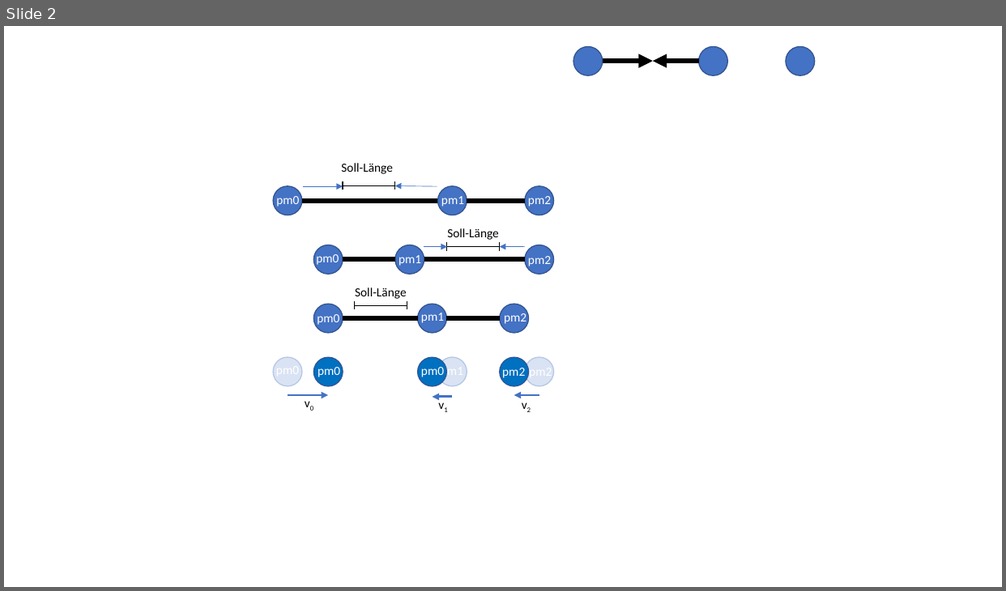
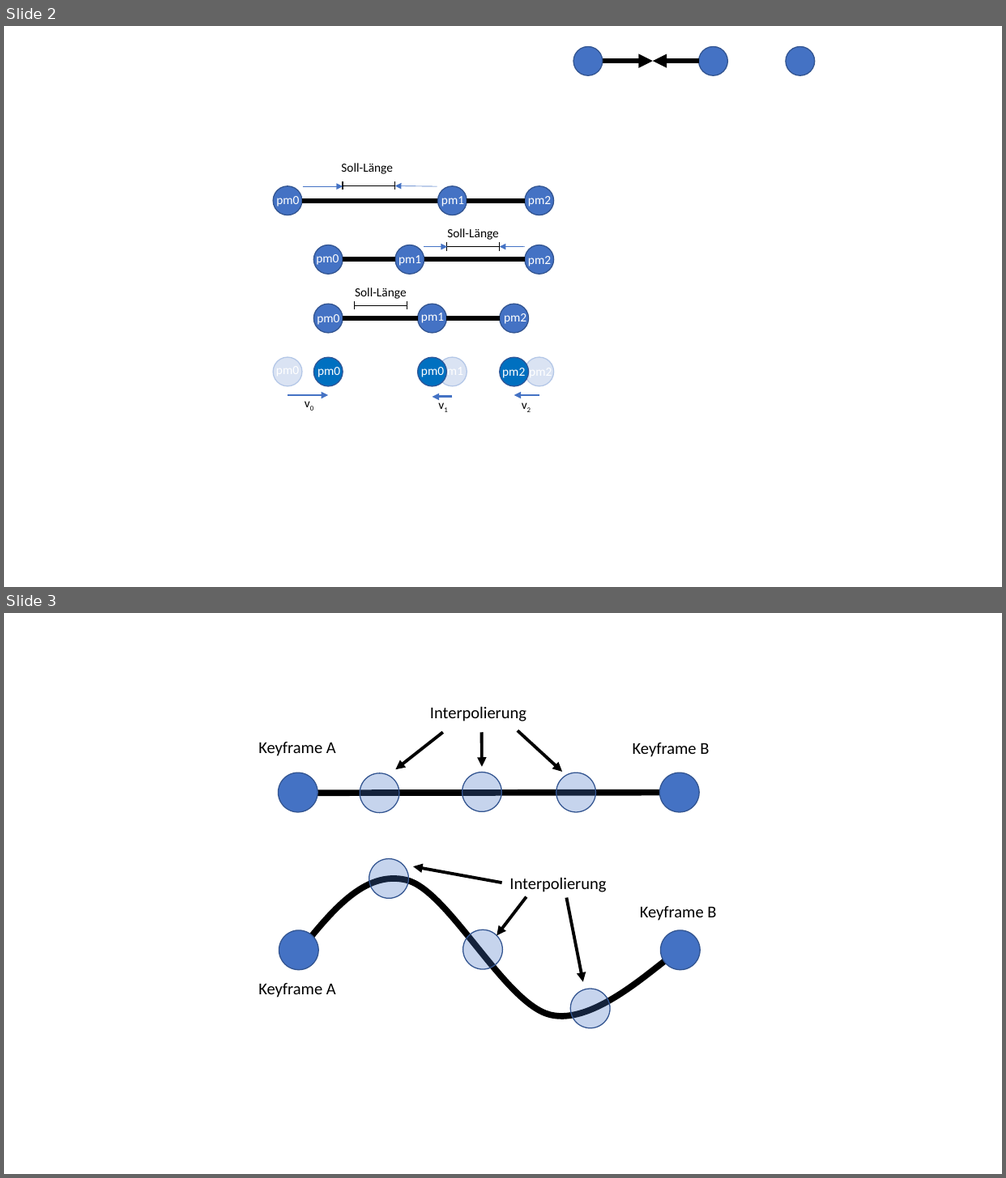
Before and after one commit to lordbenedikt/skeletal_animation_2d_remake, a slide deck: thesis/img/ppt-Abbildungen.pptx. Shown one above the other, each under a label of ours: slide 2 before the commit, slides 2 and 3 after it. The pictures are 1006x591 and 1006x1178 pixels, drawn with LibreOffice and Linux fonts; fonts in the diff are those of the drawing. Boxes give left, top, right and bottom in pixels: in the first picture for what was removed or moved away, otherwise in the second. Text is boxed around its words. In the diff, an @@ line names an element or a change of style, - is before the commit and + after.

```diff
--- a/thesis/img/ppt-Abbildungen.pptx
+++ b/thesis/img/ppt-Abbildungen.pptx
@@ slide 3 added at [4,613,1002,1174], background #FFFFFF @@
@@ text added at [430,706,526,722], 16 pt, text #000000 @@
+Interpolierung
@@ arrow added from (443, 732) to (395, 769), #000000 3 pt @@
@@ arrow added from (482, 732) to (482, 766), #000000 3 pt @@
@@ arrow added from (518, 730) to (562, 772), #000000 3 pt @@
@@ text added at [258,742,336,756], 16 pt, text #000000 @@
+Keyframe A
@@ text added at [633,743,709,757], 16 pt, text #000000 @@
+Keyframe B
@@ ellipse added at [278,773,317,812], fill #4472C4, outline #325491 1 pt @@
@@ ellipse added at [360,773,399,813], fill #4472C4 at 30% opacity, outline #325491 1 pt @@
@@ ellipse added at [462,773,502,812], fill #4472C4 at 30% opacity, outline #325491 1 pt @@
@@ ellipse added at [556,773,596,812], fill #4472C4 at 30% opacity, outline #325491 1 pt @@
@@ ellipse added at [660,773,700,812], fill #4472C4, outline #325491 1 pt @@
@@ line added from (297, 794) to (680, 793), #000000 6 pt @@
@@ freeform shape added at [297,879,680,1016], outline #000000 6 pt @@
@@ ellipse added at [369,859,409,899], fill #4472C4 at 30% opacity, outline #325491 1 pt @@
@@ arrow added from (502, 884) to (414, 867), #000000 3 pt @@
@@ text added at [509,877,606,892], 16 pt, text #000000 @@
+Interpolierung
@@ arrow added from (526, 897) to (496, 935), #000000 3 pt @@
@@ arrow added from (567, 898) to (583, 982), #000000 3 pt @@
@@ text added at [640,906,716,921], 16 pt, text #000000 @@
+Keyframe B
@@ ellipse added at [279,931,318,970], fill #4472C4, outline #325491 1 pt @@
@@ ellipse added at [463,930,503,969], fill #4472C4 at 30% opacity, outline #325491 1 pt @@
@@ ellipse added at [661,931,701,970], fill #4472C4, outline #325491 1 pt @@
@@ text added at [258,983,336,998], 16 pt, text #000000 @@
+Keyframe A
@@ ellipse added at [571,989,611,1029], fill #4472C4 at 30% opacity, outline #325491 1 pt @@
```
Also in this commit, not shown: 10 other files.
